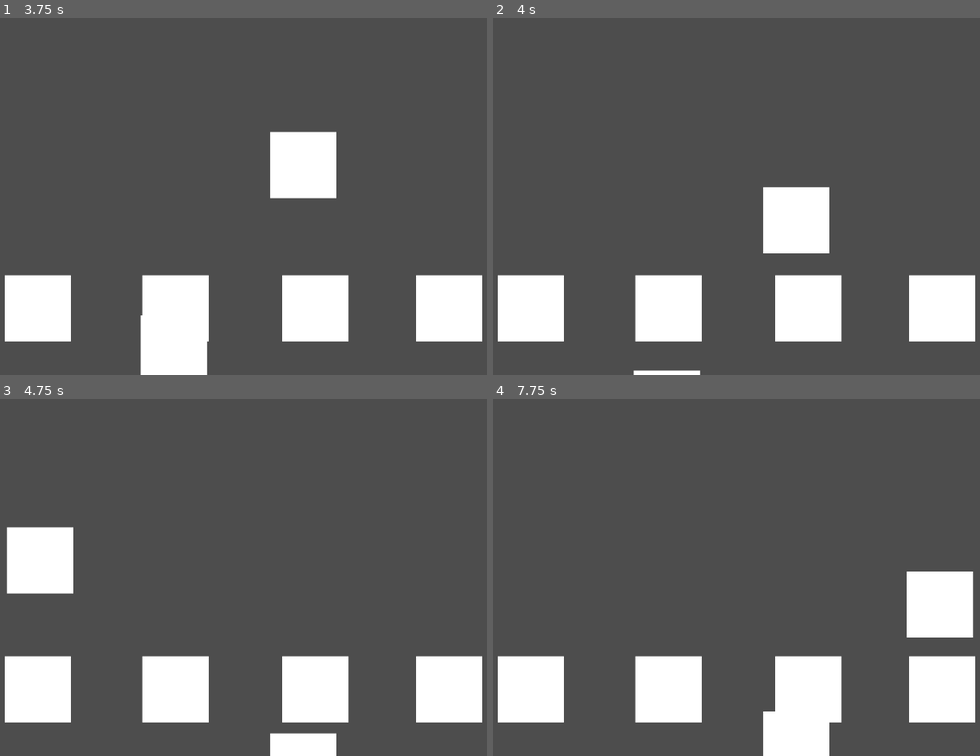
Above: before the commit, frames 1-4 (two rows, left to right).
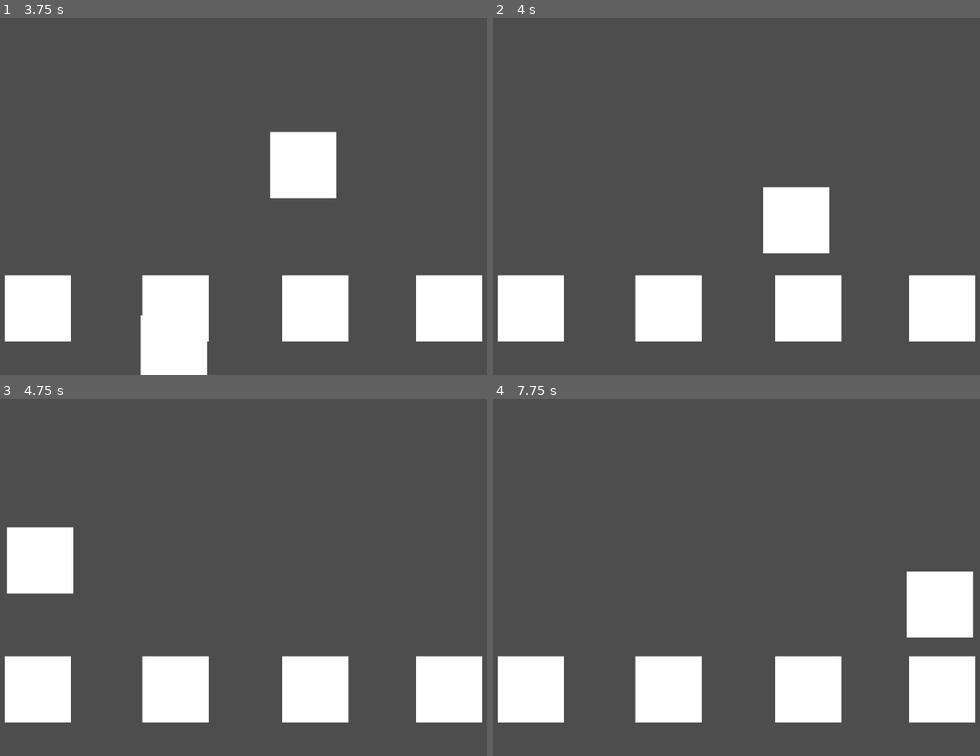
Above: after the commit, the same moments.

Repository: eugeama/mundial-gillig-lesertesseur
Game: Godot game, scene res://scenes/level.tscn
The game is run twice, just before and just after one commit, with the same random seed, the same clock (stepped at 60 frames per second) and the same inputs.
Inputs:
- Up to frame 1 (3.75 s): tap Enter at 0.5 s; tap D (dKey) at 0.6, 3.05, 3.6 s; tap F (fKey) at 0.8, 1.35 s; tap J (jKey) at 1.55, 2.1 s; tap K (kKey) at 2.3, 2.85 s
- Up to frame 2 (4 s): tap F (fKey) at 3.8 s
- Up to frame 3 (4.75 s): tap F (fKey) at 4.35 s; tap J (jKey) at 4.55 s
- Up to frame 4 (7.75 s): tap J (jKey) at 5.1, 7.55 s; tap K (kKey) at 5.3, 5.85 s; tap D (dKey) at 6.05, 6.6 s; tap F (fKey) at 6.8, 7.35 s

Frame 1 is identical in both runs. In frame 2, 0.2% of the frame differs, in the area x 28-43%, y 98-100%; in frame 3, 0.9%; in frame 4, 1.4%, in the area x 55-70%, y 87-100%.

Commit message:
ahora las notas se rompen cuando se tocan estando en el cuadrado grande, además de que los botones están separados por carril, o sea que d solo rompe los del primero, f los del segundo y así

Diff:
--- a/scenes/hitZones.tscn
+++ b/scenes/hitZones.tscn
@@ -6,18 +6,18 @@
 [node name="HitZones" type="Node2D" unique_id=1552270386]
 script = ExtResource("1_1wc37")
 
-[node name="Note" parent="." unique_id=598540474 instance=ExtResource("2_rldgq")]
+[node name="notaD" parent="." unique_id=598540474 instance=ExtResource("2_rldgq")]
 position = Vector2(144, 467)
 SPEED = 0
 
-[node name="Note2" parent="." unique_id=1727811052 instance=ExtResource("2_rldgq")]
+[node name="notaF" parent="." unique_id=1727811052 instance=ExtResource("2_rldgq")]
 position = Vector2(393, 467)
 SPEED = 0
 
-[node name="Note3" parent="." unique_id=261411264 instance=ExtResource("2_rldgq")]
+[node name="notaJ" parent="." unique_id=261411264 instance=ExtResource("2_rldgq")]
 position = Vector2(646, 467)
 SPEED = 0
 
-[node name="Note4" parent="." unique_id=589798924 instance=ExtResource("2_rldgq")]
+[node name="notaK" parent="." unique_id=589798924 instance=ExtResource("2_rldgq")]
 position = Vector2(888, 467)
 SPEED = 0
--- a/scripts/level.gd
+++ b/scripts/level.gd
@@ -4,10 +4,10 @@
 @onready var hitZones = $HitZones
 
 const LANE_KEYS = {
-	"dKey": "d",
-	"fKey": "f",
-	"jKey": "j",
-	"kKey": "k"
+	"dKey": "notaD",
+	"fKey": "notaF",
+	"jKey": "notaJ",
+	"kKey": "notaK"
 }
 
 # Called when the node enters the scene tree for the first time.
@@ -20,16 +20,26 @@
 	checkMiss()
 
 func input():
-	#var zone = hitZones.get_node()
-	if Input.is_action_just_pressed("dKey") or Input.is_action_just_pressed("fKey") or Input.is_action_just_pressed("jKey") or Input.is_action_just_pressed("kKey"):
-		#print("input() -> Input.is_action_just_pressed(dKey)")
-		checkHit()
+	for key in LANE_KEYS.keys():
+		if Input.is_action_just_pressed(key):
+			checkHit(key)
 
-func checkHit():
-	for zone in hitZones.get_children():
-		var overlapping = zone.get_overlapping_areas()
-		if !overlapping.is_empty():
+
+func checkHit(key: String):
+	var carril = LANE_KEYS[key]
+	var zone = hitZones.get_node(carril)
+	if zone == null:
+		return
+
+	if zone.monitoring == false:
+		return
+
+	var overlapping = zone.get_overlapping_areas()
+
+	for nota in overlapping:
+		if nota.carril == carril:
 			print("checkHit() -> HIT")
+			nota.queue_free()
 			$hitSFX.play()
 			return
 	print("checkHit() -> MISS")
--- a/scripts/note.gd
+++ b/scripts/note.gd
@@ -1,6 +1,7 @@
 extends Area2D
 
 @export var SPEED = 400
+var carril: String = ""
 
 # Called when the node enters the scene tree for the first time.
 func _ready() -> void:
--- a/scripts/note_spawner.gd
+++ b/scripts/note_spawner.gd
@@ -4,10 +4,10 @@
 @onready var spawnTimer = $spawnTimer
 
 const LANES={
-	1: 148,
-	2: 390,
-	3: 624,
-	4: 884
+	"notaD": 148,
+	"notaF": 390,
+	"notaJ": 624,
+	"notaK": 884
 }
 
 # Called when the node enters the scene tree for the first time.
@@ -24,10 +24,11 @@
 	var lane = chooseLane()
 	var newNote = noteScene.instantiate()
 	newNote.position.x = LANES[lane]
+	newNote.carril = lane
 	add_child(newNote)
 	spawnTimer.wait_time = randf_range(0.5, 1.2)
 	spawnTimer.start()
 
 func chooseLane():
-	var lane = randi_range(1,4)
+	var lane = LANES.keys()[randi_range(0, LANES.size() - 1)]
 	return lane
